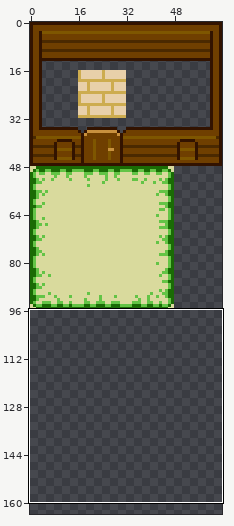
One commit to this pixel-art file: sprites/tileset.aseprite. The first picture is a wide view before the edit; the outline marks the close-up.
Close-up. Earlier state:
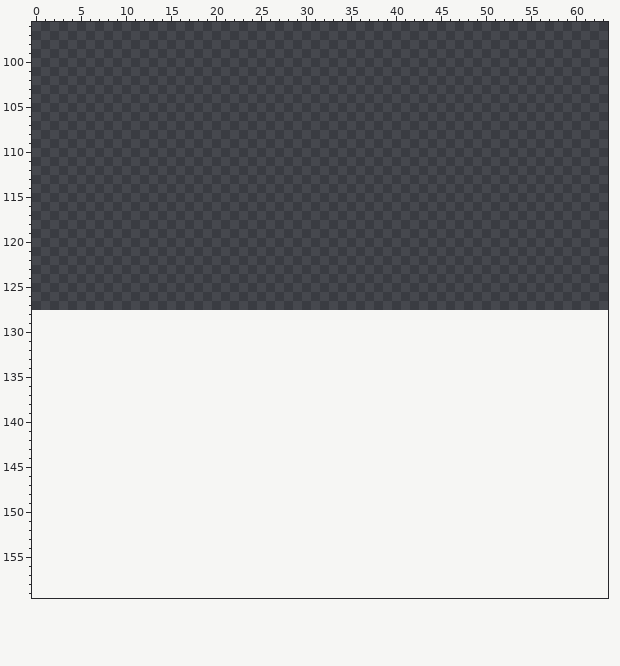
64x128 pixels, 1 frame. Shown: x 0..63, y 96..159. The old version is drawn lined up with the new one, on the new canvas. The wide view leaves out empty margins. The commit also changed other parts of the picture, which this record leaves out.
And afterwards:
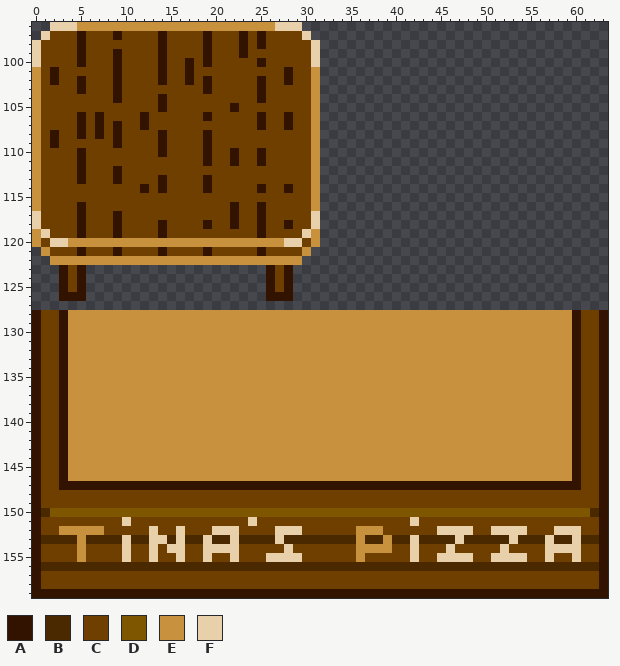
Palette (. is transparent): A #321300  B #4a2900  C #6f3f00  D #7e5600  E #c8913e  F #e8d0aa
The edit:
canvas 64x128 -> 64x256
Changed rows in their new state; - is an unchanged pixel.
first column x 0:
 96 --FFFEEEEEEEEEEEEEEEEEEEEEEFFF----------------------------------
 97 -FCCCACCCACCCCACCCCACCCACACCCCF---------------------------------
 98 FCCCCACCCCCCCCACCCCACCCACACCCCCF--------------------------------
 99 FCCCCACCCACCCCACCCCACCCACCCCCCCF--------------------------------
100 FCCCCACCCACCCCACCACACCCCCACCCCCF--------------------------------
101 ECACCCCCCACCCCACCACCCCCCCCCCACCE--------------------------------
102 ECACCACCCACCCCACCACACCCCCACCACCE--------------------------------
103 ECCCCACCCACCCCCCCCCACCCCCACCCCCE--------------------------------
104 ECCCCCCCCACCCCACCCCCCCCCCACCCCCE--------------------------------
105 ECCCCCCCCCCCCCACCCCCCCACCCCCCCCE--------------------------------
106 ECCCCACACCCCACCCCCCACCCCCACCACCE--------------------------------
107 ECCCCACACACCACCCCCCCCCCCCACCACCE--------------------------------
108 ECACCACACACCCCACCCCACCCCCCCCCCCE--------------------------------
109 ECACCCCCCACCCCACCCCACCCCCCCCCCCE--------------------------------
110 ECCCCACCCCCCCCACCCCACCACCACCCCCE--------------------------------
111 ECCCCACCCCCCCCCCCCCACCACCACCCCCE--------------------------------
112 ECCCCACCCACCCCCCCCCCCCCCCCCCCCCE--------------------------------
113 ECCCCACCCACCCCACCCCACCCCCCCCCCCE--------------------------------
114 ECCCCCCCCCCCACACCCCACCCCCACCACCE--------------------------------
115 ECCCCCCCCCCCCCCCCCCCCCCCCCCCCCCE--------------------------------
116 ECCCCACCCCCCCCCCCCCCCCACCACCCCCE--------------------------------
117 FCCCCACCCACCCCCCCCCCCCACCACCCCCF--------------------------------
118 FCCCCACCCACCCCACCCCACCACCACCACCF--------------------------------
119 EFCCCACCCACCCCACCCCCCCCCCACCCCFE--------------------------------
120 ECFFEEEEEEEEEEEEEEEEEEEEEEEEFFCE--------------------------------
121 -ECCCACCCACCCCACCCCACCCCCACCCCE---------------------------------
122 --EEEEEEEEEEEEEEEEEEEEEEEEEEEE----------------------------------
123 ---ACA--------------------ACA-----------------------------------
124 ---ACA--------------------ACA-----------------------------------
125 ---ACA--------------------ACA-----------------------------------
126 ---AAA--------------------AAA-----------------------------------
128 ACCAEEEEEEEEEEEEEEEEEEEEEEEEEEEEEEEEEEEEEEEEEEEEEEEEEEEEEEEEACCA
129 ACCAEEEEEEEEEEEEEEEEEEEEEEEEEEEEEEEEEEEEEEEEEEEEEEEEEEEEEEEEACCA
130 ACCAEEEEEEEEEEEEEEEEEEEEEEEEEEEEEEEEEEEEEEEEEEEEEEEEEEEEEEEEACCA
131 ACCAEEEEEEEEEEEEEEEEEEEEEEEEEEEEEEEEEEEEEEEEEEEEEEEEEEEEEEEEACCA
132 ACCAEEEEEEEEEEEEEEEEEEEEEEEEEEEEEEEEEEEEEEEEEEEEEEEEEEEEEEEEACCA
133 ACCAEEEEEEEEEEEEEEEEEEEEEEEEEEEEEEEEEEEEEEEEEEEEEEEEEEEEEEEEACCA
134 ACCAEEEEEEEEEEEEEEEEEEEEEEEEEEEEEEEEEEEEEEEEEEEEEEEEEEEEEEEEACCA
135 ACCAEEEEEEEEEEEEEEEEEEEEEEEEEEEEEEEEEEEEEEEEEEEEEEEEEEEEEEEEACCA
136 ACCAEEEEEEEEEEEEEEEEEEEEEEEEEEEEEEEEEEEEEEEEEEEEEEEEEEEEEEEEACCA
137 ACCAEEEEEEEEEEEEEEEEEEEEEEEEEEEEEEEEEEEEEEEEEEEEEEEEEEEEEEEEACCA
138 ACCAEEEEEEEEEEEEEEEEEEEEEEEEEEEEEEEEEEEEEEEEEEEEEEEEEEEEEEEEACCA
139 ACCAEEEEEEEEEEEEEEEEEEEEEEEEEEEEEEEEEEEEEEEEEEEEEEEEEEEEEEEEACCA
140 ACCAEEEEEEEEEEEEEEEEEEEEEEEEEEEEEEEEEEEEEEEEEEEEEEEEEEEEEEEEACCA
141 ACCAEEEEEEEEEEEEEEEEEEEEEEEEEEEEEEEEEEEEEEEEEEEEEEEEEEEEEEEEACCA
142 ACCAEEEEEEEEEEEEEEEEEEEEEEEEEEEEEEEEEEEEEEEEEEEEEEEEEEEEEEEEACCA
143 ACCAEEEEEEEEEEEEEEEEEEEEEEEEEEEEEEEEEEEEEEEEEEEEEEEEEEEEEEEEACCA
144 ACCAEEEEEEEEEEEEEEEEEEEEEEEEEEEEEEEEEEEEEEEEEEEEEEEEEEEEEEEEACCA
145 ACCAEEEEEEEEEEEEEEEEEEEEEEEEEEEEEEEEEEEEEEEEEEEEEEEEEEEEEEEEACCA
146 ACCAEEEEEEEEEEEEEEEEEEEEEEEEEEEEEEEEEEEEEEEEEEEEEEEEEEEEEEEEACCA
147 ACCAAAAAAAAAAAAAAAAAAAAAAAAAAAAAAAAAAAAAAAAAAAAAAAAAAAAAAAAAACCA
148 ACCCCCCCCCCCCCCCCCCCCCCCCCCCCCCCCCCCCCCCCCCCCCCCCCCCCCCCCCCCCCCA
149 ACCCCCCCCCCCCCCCCCCCCCCCCCCCCCCCCCCCCCCCCCCCCCCCCCCCCCCCCCCCCCCA
150 ABDDDDDDDDDDDDDDDDDDDDDDDDDDDDDDDDDDDDDDDDDDDDDDDDDDDDDDDDDDDDBA
151 ACCCCCCCCCFCCCCCCCCCCCCCFCCCCCCCCCCCCCCCCCFCCCCCCCCCCCCCCCCCCCCA
152 ACCEEEEECCCCCFCCFCCCFFFCCCCFFFCCCCCCEEECCCCCCFFFFCCFFFFCCCFFFCCA
153 ABBBBEBBBBFBBFFBFBBFBBFBBBBFBBBBBBBBEBBEBBFBBBBFBBBBBFBBBFBBFBBA
154 ACCCCECCCCFCCFCFFCCFFFFCCCCCFCCCCCCCEEEECCFCCCFCCCCCFCCCCFFFFCCA
155 ACCCCECCCCFCCFCCFCCFCCFCCCFFFFCCCCCCECCCCCFCCFFFFCCFFFFCCFCCFCCA
156 ABBBBBBBBBBBBBBBBBBBBBBBBBBBBBBBBBBBBBBBBBBBBBBBBBBBBBBBBBBBBBBA
157 ACCCCCCCCCCCCCCCCCCCCCCCCCCCCCCCCCCCCCCCCCCCCCCCCCCCCCCCCCCCCCCA
158 ACCCCCCCCCCCCCCCCCCCCCCCCCCCCCCCCCCCCCCCCCCCCCCCCCCCCCCCCCCCCCCA
159 AAAAAAAAAAAAAAAAAAAAAAAAAAAAAAAAAAAAAAAAAAAAAAAAAAAAAAAAAAAAAAAA
Changed places in both close-ups, as pixel boxes (x1, y1, x2, y2):
added: (32, 22, 608, 598)
